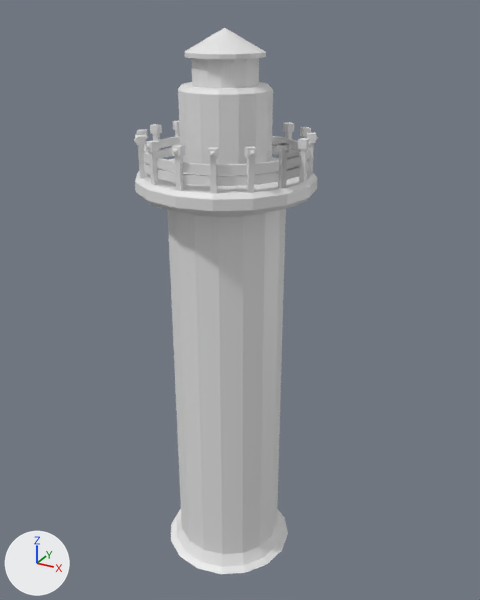
An edit to the Blender file Léon/Tour.blend, drawn before and after from the same camera.
Both versions are drawn from a 50 mm camera at (79.4, -137.5, 146.0) aimed at (1.6, 4.1, 75.2). Every picture has the same lights, and +X, +Y and +Z are marked at lower left.

The scene before the commit, as lines of its bpy script (objects in view):
```python
ob_planches_001 = bpy.data.objects.new('Planches.001', me_cube_2532)
ob_planches_001.location = (18.6, 3.7, 110.0)
ob_planches_001.rotation_euler = (0.0, 0.0, 0.196)  # degrees (0, 0, 11)
ob_planches_002 = bpy.data.objects.new('Planches.002', me_cube_2533)
ob_planches_002.location = (15.8, 10.6, 110.0)
ob_planches_002.rotation_euler = (0.0, 0.0, 0.589)  # degrees (0, 0, 34)
ob_planches_003 = bpy.data.objects.new('Planches.003', me_cube_2534)
ob_planches_003.location = (10.6, 15.8, 110.0)
ob_planches_003.rotation_euler = (0.0, 0.0, 0.982)  # degrees (0, 0, 56)
ob_planches_008 = bpy.data.objects.new('Planches.008', me_cube_2539)
ob_planches_008.location = (-18.6, 3.7, 110.0)
ob_planches_008.rotation_euler = (0.0, 0.0, 2.945)  # degrees (0, 0, 169)
ob_planches_011 = bpy.data.objects.new('Planches.011', me_cube_2542)
ob_planches_011.location = (-10.6, -15.8, 110.0)
ob_planches_011.rotation_euler = (0.0, 0.0, 4.123)  # degrees (0, 0, 236)
ob_planches_012 = bpy.data.objects.new('Planches.012', me_cube_2543)
ob_planches_012.location = (-3.7, -18.6, 110.0)
ob_planches_012.rotation_euler = (0.0, 0.0, 4.516)  # degrees (0, 0, 259)
ob_planches_014 = bpy.data.objects.new('Planches.014', me_cube_2545)
ob_planches_014.location = (10.6, -15.8, 110.0)
ob_planches_014.rotation_euler = (0.0, 0.0, 5.301)  # degrees (0, 0, 304)
ob_rempart_012 = bpy.data.objects.new('Rempart.012', me_cube_2526)
ob_rempart_012.location = (-7.7, -18.5, 110.0)
ob_rempart_012.rotation_euler = (0.0, 0.0, 4.32)  # degrees (0, 0, 248)
ob_rempart_016 = bpy.data.objects.new('Rempart.016', me_cube_2530)
ob_rempart_016.location = (18.5, -7.7, 110.0)
ob_rempart_016.rotation_euler = (0.0, 0.0, 5.89)  # degrees (0, 0, 337)
# also in view: 'Tour' at (0.0, 0.0, 71.0)
```
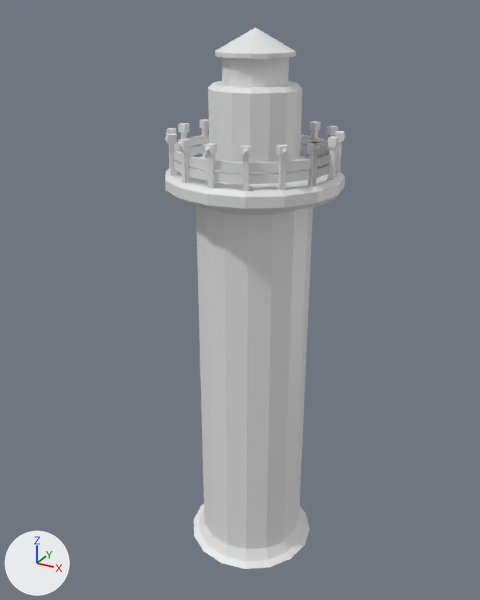
Location of each change, [x1, y1, x2, y2] in pixels of the pictures (480 x 600 px):
'Tour', moved
    before: [135, 28, 318, 574]
    after: [165, 27, 345, 569]
'Rempart.016', moved
    before: [276, 143, 290, 189]
    after: [307, 141, 321, 186]
'Planches.012', moved
    before: [156, 158, 176, 183]
    after: [188, 156, 208, 181]
'Rempart.012', moved
    before: [146, 140, 159, 185]
    after: [178, 139, 191, 183]
'Rempart.001', moved
    before: [298, 138, 310, 182]
    after: [327, 136, 340, 180]
'Rempart.011', moved
    before: [134, 135, 146, 178]
    after: [165, 133, 177, 176]
'Planches.008', moved
    before: [160, 136, 180, 158]
    after: [188, 135, 208, 156]
'Rempart.002', moved
    before: [307, 132, 318, 174]
    after: [335, 131, 346, 173]
'Planches.003', moved
    before: [285, 138, 300, 158]
    after: [311, 137, 329, 156]
'Rempart.004', moved
    before: [283, 122, 294, 158]
    after: [309, 121, 321, 138]
'Rempart.009', moved
    before: [150, 124, 162, 150]
    after: [178, 123, 189, 139]
'Planches.011', moved
    before: [143, 152, 151, 175]
    after: [174, 150, 182, 174]
'Planches.018', added
    after: [316, 153, 330, 178]
'Rempart.008', moved
    before: [173, 121, 180, 145]
    after: [200, 119, 209, 157]
'Rempart.003', moved
    before: [300, 127, 311, 138]
    after: [327, 126, 338, 164]
'Rempart.010', moved
    before: [136, 129, 148, 146]
    after: [165, 128, 177, 137]
'Planches.001', moved (not visible afterwards)
    before: [299, 149, 309, 170]
'Planches.002', moved (not visible before)
    after: [327, 147, 330, 154]

The edits, one by one:
Object 'Planches.012' (ob_planches_012) moves from (-3.7, -18.6, 110.0) to (1.3, -13.6, 110.0).
Object 'Planches.011' (ob_planches_011) moves from (-10.6, -15.8, 110.0) to (-5.6, -10.8, 110.0).
Object 'Planches.008' (ob_planches_008) moves from (-18.6, 3.7, 110.0) to (-13.6, 8.7, 110.0).
Object 'Planches.003' (ob_planches_003) moves from (10.6, 15.8, 110.0) to (15.6, 20.8, 110.0).
Object 'Planches.002' (ob_planches_002) moves from (15.8, 10.6, 110.0) to (20.8, 15.6, 110.0).
Object 'Planches.001' (ob_planches_001) moves from (18.6, 3.7, 110.0) to (23.6, 8.7, 110.0).
Object 'Rempart.016' (ob_rempart_016) moves from (18.5, -7.7, 110.0) to (23.5, -2.7, 110.0).
Object 'Rempart.012' (ob_rempart_012) moves from (-7.7, -18.5, 110.0) to (-2.7, -13.5, 110.0).
Object 'Rempart.011' (ob_rempart_011) moves from (-14.1, -14.1, 110.0) to (-9.1, -9.1, 110.0).
Object 'Rempart.010' (ob_rempart_010) moves from (-18.5, -7.7, 110.0) to (-13.5, -2.7, 110.0).
Object 'Rempart.009' (ob_rempart_009) moves from (-20.0, 0.0, 110.0) to (-15.0, 5.0, 110.0).
Object 'Rempart.008' (ob_rempart_008) moves from (-18.5, 7.7, 110.0) to (-13.5, 12.7, 110.0).
Object 'Rempart.004' (ob_rempart_004) moves from (7.7, 18.5, 110.0) to (12.7, 23.5, 110.0).
Object 'Rempart.003' (ob_rempart_003) moves from (14.1, 14.1, 110.0) to (19.1, 19.1, 110.0).
Object 'Rempart.002' (ob_rempart_002) moves from (18.5, 7.7, 110.0) to (23.5, 12.7, 110.0).
Object 'Rempart.001' (ob_rempart_001) moves from (20.0, 0.0, 110.0) to (25.0, 5.0, 110.0).
Object 'Tour' (ob_tour) moves from (0.0, 0.0, 0.0) to (5.0, 5.0, 0.0).
Object 'Planches.018' (ob_planches_018) is new; it shows a copy of the mesh of ob_planches_001.
Its location is (23.6, 1.3, 110.0).
Its rotation in degrees is (0, 0, 349).
